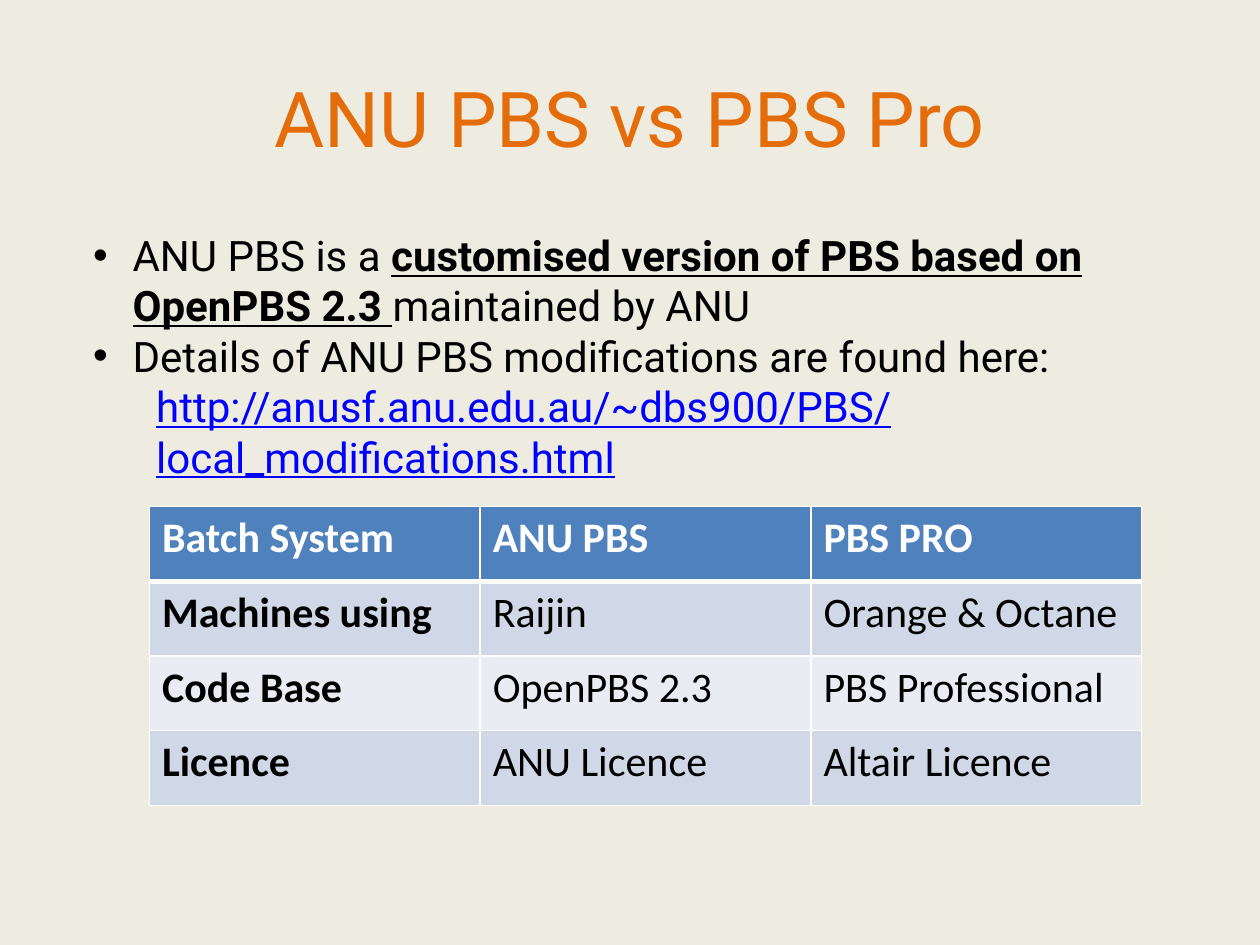
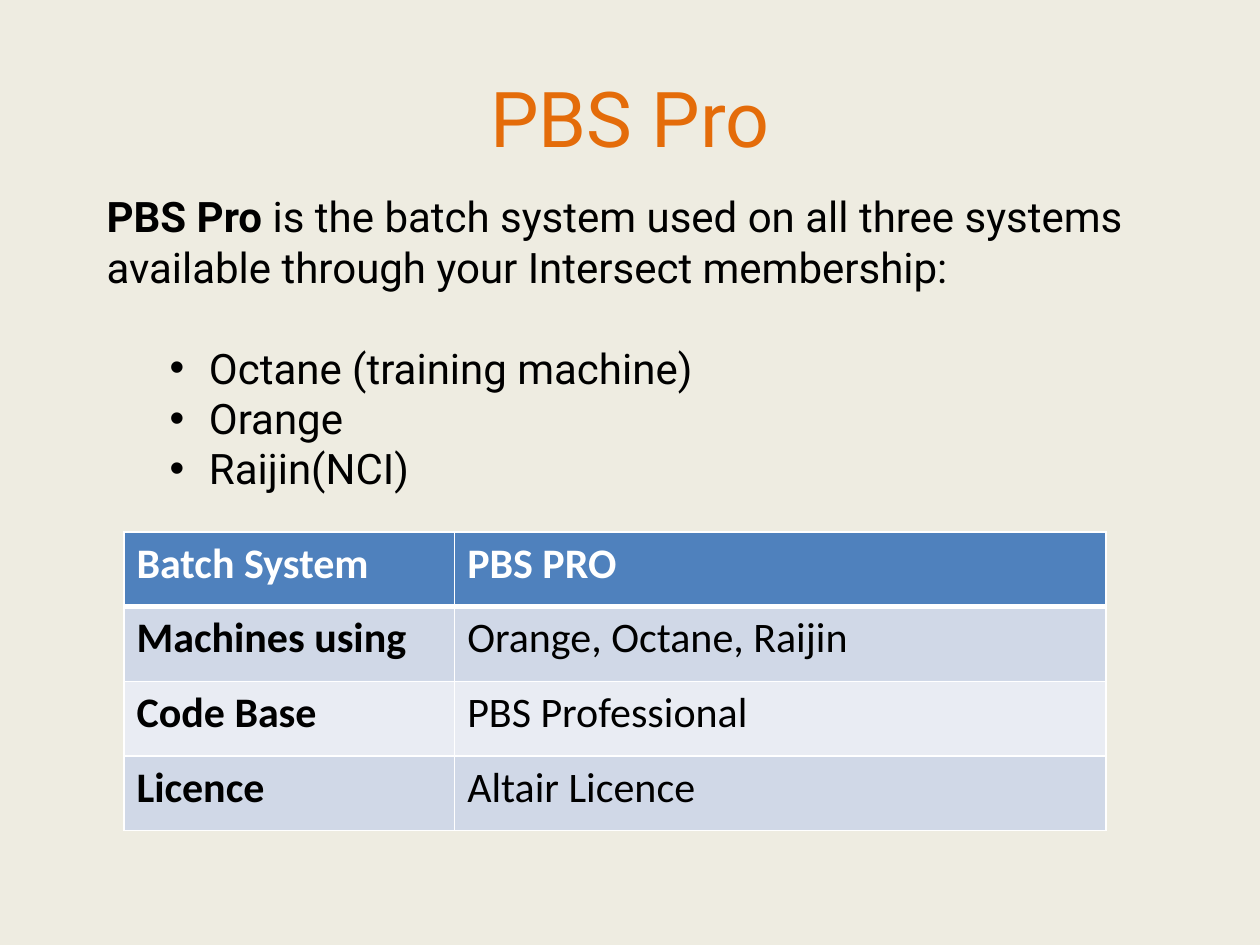
Before and after one commit to IntersectAustralia/TrainingMaterials, a slide deck: slide 14 of IntroToUnixHPC/03 HPC - Slides.pptx. Drawn at 1260x945 pixels with LibreOffice and Linux fonts; fonts in the diff are those of the drawing. Boxes give left, top, right and bottom in pixels: in the first picture for what was removed or moved away, otherwise in the second. Text is boxed around its words. In the diff, an @@ line names an element or a change of style, - is before the commit and + after.

```diff
--- a/IntroToUnixHPC/03 HPC - Slides.pptx
+++ b/IntroToUnixHPC/03 HPC - Slides.pptx
@@ text at [490, 91, 769, 148]: text changed @@
-ANU PBS vs PBS Pro
+PBS Pro
@@ text at [107, 200, 1123, 494]: text changed @@
-• ANU PBS is a customised version of PBS based on OpenPBS 2.3 maintained by ANU
-• Details of ANU PBS modifications are found here:
-  http://anusf.anu.edu.au/~dbs900/PBS/local_modifications.html
+PBS Pro is the batch system used on all three systems available through your Intersect membership:
+  • Octane (training machine)
+  • Orange
+  • Raijin(NCI)
@@ table at [123, 532, 1105, 830] @@
-column 2: ANU PBS | Raijin | OpenPBS 2.3 | ANU Licence
-column 3: PBS PRO | Orange & Octane | PBS Professional | Altair Licence
+column 2: PBS PRO | Orange, Octane, Raijin | PBS Professional | Altair Licence
@@ table: place and size @@
-table at [150, 507, 1140, 805]
+table at [123, 532, 1105, 830]
```
Also in this commit, not shown: 10 other slides changed, 1 slide added, 1 slide removed, 1 other file.
